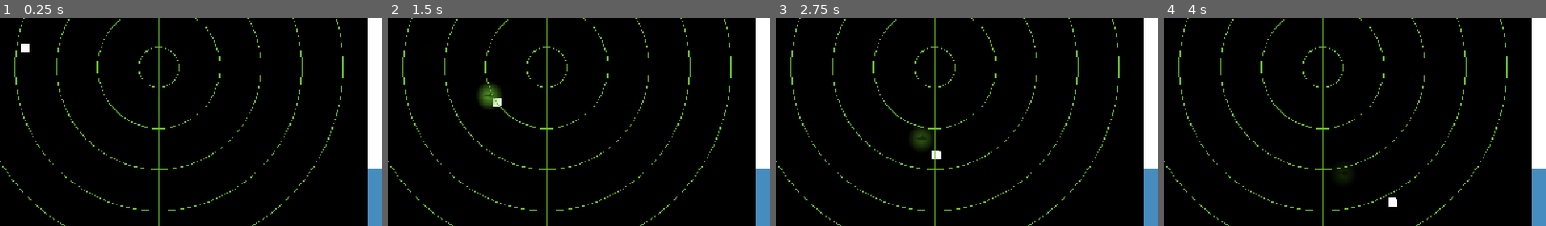
Above: before the commit, frames 1-4 (left to right).
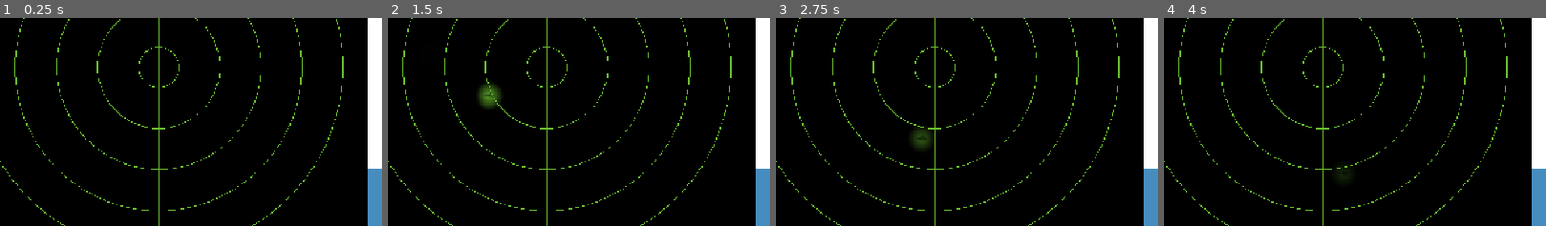
Above: after the commit, the same moments.

Repository: AJISGit/Ludum-Dare-60-Game
Game: Godot game, scene res://scenes/main_scene.tscn
Same seed, same stepped clock (60 frames per second), same inputs: the game is played once before the commit and once after it. The engine's default icon, where the game draws it, is replaced by a stand-in: a white triangle on a blue panel in a dark square.
Inputs:
- Up to frame 1 (0.25 s): no input
- Up to frame 2 (1.5 s): hold W (phys_sub_up) from 0.53 s (still down); tap Enter at 1.25 s
- Up to frame 3 (2.75 s): release W (phys_sub_up) at 2.03 s; hold A (phys_sub_left) from 2.03 s (still down)
- Up to frame 4 (4 s): release A (phys_sub_left) at 3.53 s; hold S (phys_sub_down) from 3.53 s (still down)
The pictures show only the part of the screen within x 29-79%, y 39-89%; the shares and areas given below are measured in that part.

The runs differ from the first frame. In frame 1, less than 0.1% of the frame differs, in the area x 5-8%, y 12-17%; in frame 2, less than 0.1%; in frame 3, less than 0.1%; in frame 4, 0.1%, in the area x 58-61%, y 86-91%.

Commit message:
Make the icons different colors

Diff:
--- a/scenes/game_world.tscn
+++ b/scenes/game_world.tscn
@@ -24,6 +24,7 @@
 [node name="Camera2D" type="Camera2D" parent="PhysicalSub" unique_id=1970256948]
 
 [node name="Enemy" parent="." unique_id=386252729 instance=ExtResource("3_ywgp6")]
+visible = false
 modulate = Color(18.892157, 18.892157, 18.892157, 1)
 position = Vector2(262, 300.99994)
 scale = Vector2(0.1, 0.1)
--- a/scenes/torpedo.tscn
+++ b/scenes/torpedo.tscn
@@ -7,8 +7,9 @@
 size = Vector2(42, 6)
 
 [node name="Torpedo" type="Area2D" unique_id=1130819015]
+visible = false
 script = ExtResource("1_0ddwc")
-speed = 1.0
+speed = 100.0
 
 [node name="Icon" type="Sprite2D" parent="." unique_id=1552373532]
 scale = Vector2(0.32692042, 0.040865228)
--- a/scripts/enemy.gd
+++ b/scripts/enemy.gd
@@ -41,7 +41,7 @@
 	bullet.from_plr = false
 	bullet.spawn_pos = bullet.position
 	bullet.physical_sub = physical_sub
-	bullet.speed = 750.0
+	bullet.speed = 200.0
 	bullet.bullet_range = 5000.0
 	$"..".add_child(bullet)
 
--- a/scripts/torpedo.gd
+++ b/scripts/torpedo.gd
@@ -2,7 +2,7 @@
 extends Area2D
 
 
-@export var speed: float = 400.0
+@export var speed: float
 var from_plr: bool = true
 
 var spawn_pos: Vector2
Binary file changed: sprites/SonarBlipTorp.png
